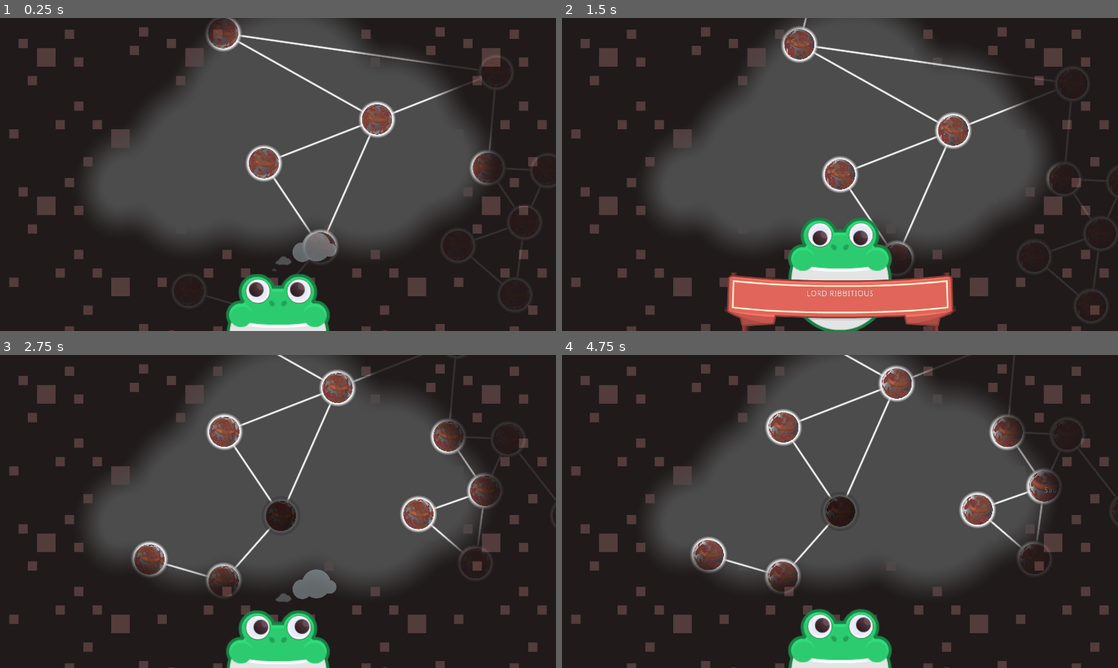
Above: before the commit, frames 1-4 (two rows, left to right).
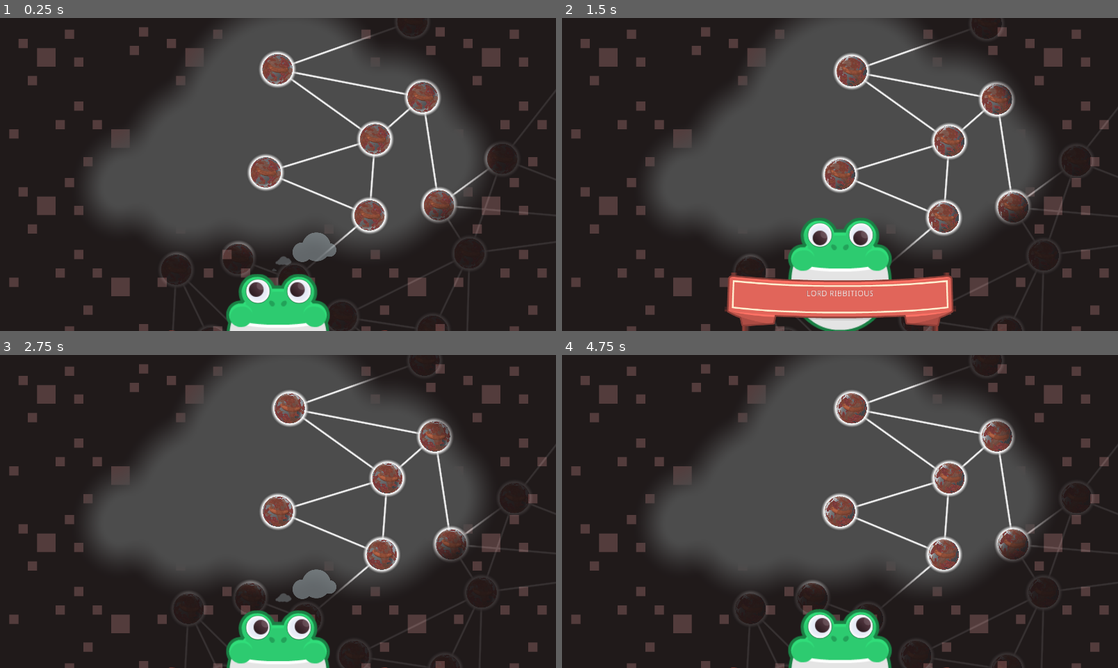
Above: after the commit, the same moments.

Repository: mrmav/kenney-jam-2024
Game: Godot game, scene res://Main.tscn
Same seed, same stepped clock (60 frames per second), same inputs: the game is played once before the commit and once after it.
Inputs (mouse positions are in pixels of both pictures, inside the frame that each line leads up to):
- Up to frame 1 (0.25 s): no input
- Up to frame 2 (1.5 s): tap Enter at 0.5 s; move the mouse to (762, 299) at 0.52 s; hold Alt 0.53-1.28 s; click (762, 299) at 0.67 s; move the mouse to (840, 324) at 1.27 s; tap Alt at 1.35 s; click (840, 324) at 1.42 s
- Up to frame 3 (2.75 s): move the mouse to (333, 596) at 2.02 s; hold Alt from 2.03 s (still down); click (333, 596) at 2.17 s
- Up to frame 4 (4.75 s): move the mouse to (979, 514) at 2.77 s; release Alt at 2.78 s; tap Alt at 2.85, 4.35 s; click (979, 514) at 2.92 s; move the mouse to (1034, 558) at 3.52 s; hold Alt 3.53-4.28 s; click (1034, 558) at 3.67 s; move the mouse to (1045, 486) at 4.27 s; click (1045, 486) at 4.42 s

The runs differ from the first frame. In frame 1, 6.5% of the frame differs, in the area x 29-100%, y 0-99%; in frame 2, 5.1%; in frame 3, 7.8%; in frame 4, 8.0%, in the area x 23-99%, y 0-100%.

Commit message:
Adde selected animation; Added already selected validation;

Diff:
--- a/Scenes/NodeContainer/NodeContainer.tscn
+++ b/Scenes/NodeContainer/NodeContainer.tscn
@@ -13,72 +13,117 @@
 tree_root_path = NodePath("TreeRoot")
 
 [node name="TreeRoot" type="Node2D" parent="."]
-position = Vector2( -185.011, -147.181 )
+position = Vector2( -160.724, -27.3354 )
 script = ExtResource( 2 )
 element_scene = ExtResource( 3 )
 
 [node name="TreeNode2" type="Node2D" parent="TreeRoot"]
-position = Vector2( 201.082, 299.023 )
+position = Vector2( 369.082, 153.023 )
 script = ExtResource( 2 )
 element_scene = ExtResource( 3 )
 
 [node name="TreeNode3" type="Node2D" parent="TreeRoot/TreeNode2"]
-position = Vector2( -203.715, 231.194 )
+position = Vector2( -269.715, 229.194 )
 script = ExtResource( 2 )
 element_scene = ExtResource( 3 )
 
 [node name="TreeNode9" type="Node2D" parent="TreeRoot/TreeNode2/TreeNode3"]
-position = Vector2( -263.811, -76.3988 )
+position = Vector2( -197.811, -74.3988 )
 script = ExtResource( 2 )
 element_scene = ExtResource( 3 )
 
 [node name="TreeNode4" type="Node2D" parent="TreeRoot"]
-position = Vector2( 402.601, -155.902 )
+position = Vector2( 388.976, -118.162 )
 script = ExtResource( 2 )
 element_scene = ExtResource( 3 )
 
 [node name="TreeNode7" type="Node2D" parent="TreeRoot/TreeNode4"]
-position = Vector2( 423.884, -166.777 )
+position = Vector2( 169.119, -148.777 )
 script = ExtResource( 2 )
 element_scene = ExtResource( 3 )
 
 [node name="TreeNode6" type="Node2D" parent="TreeRoot/TreeNode4/TreeNode7"]
-position = Vector2( -29.6093, 339.019 )
+position = Vector2( 57.9583, 383.722 )
 script = ExtResource( 2 )
 element_scene = ExtResource( 3 )
 
 [node name="TreeNode5" type="Node2D" parent="TreeRoot/TreeNode4/TreeNode7/TreeNode6"]
-position = Vector2( 130.429, 193.433 )
+position = Vector2( 108.429, 171.433 )
 script = ExtResource( 2 )
 element_scene = ExtResource( 3 )
 
 [node name="TreeNode8" type="Node2D" parent="TreeRoot/TreeNode4/TreeNode7/TreeNode6/TreeNode5"]
-position = Vector2( -237.142, 82.9975 )
+position = Vector2( -453.733, 225.17 )
+script = ExtResource( 2 )
+element_scene = ExtResource( 3 )
+
+[node name="TreeNode2" type="Node2D" parent="TreeRoot/TreeNode4/TreeNode7/TreeNode6/TreeNode5/TreeNode8"]
+position = Vector2( 40.8975, 228.455 )
+script = ExtResource( 2 )
+element_scene = ExtResource( 3 )
+
+[node name="TreeNode3" type="Node2D" parent="TreeRoot/TreeNode4/TreeNode7/TreeNode6/TreeNode5/TreeNode8/TreeNode2"]
+position = Vector2( -247.204, -20.387 )
+script = ExtResource( 2 )
+element_scene = ExtResource( 3 )
+
+[node name="TreeNode9" type="Node2D" parent="TreeRoot/TreeNode4/TreeNode7/TreeNode6/TreeNode5/TreeNode8/TreeNode2/TreeNode3"]
+position = Vector2( -408.118, 95.275 )
+script = ExtResource( 2 )
+element_scene = ExtResource( 3 )
+
+[node name="TreeNode10" type="Node2D" parent="TreeRoot/TreeNode4/TreeNode7/TreeNode6/TreeNode5/TreeNode8/TreeNode2/TreeNode3"]
+position = Vector2( -258.668, -117.613 )
+script = ExtResource( 2 )
+element_scene = ExtResource( 3 )
+
+[node name="TreeNode11" type="Node2D" parent="TreeRoot/TreeNode4/TreeNode7/TreeNode6/TreeNode5/TreeNode8/TreeNode2/TreeNode3"]
+position = Vector2( -382.668, -375.613 )
 script = ExtResource( 2 )
 element_scene = ExtResource( 3 )
 
 [node name="TreeNode9" type="Node2D" parent="TreeRoot/TreeNode4/TreeNode7/TreeNode6/TreeNode5"]
-position = Vector2( -34.1991, 258.052 )
+position = Vector2( -16.3319, 570.552 )
+script = ExtResource( 2 )
+element_scene = ExtResource( 3 )
+
+[node name="TreeNode10" type="Node2D" parent="TreeRoot/TreeNode4/TreeNode7/TreeNode6/TreeNode5"]
+position = Vector2( -130.332, 274.552 )
 script = ExtResource( 2 )
 element_scene = ExtResource( 3 )
 
 [node name="TreeNode10" type="Node2D" parent="TreeRoot/TreeNode4/TreeNode7/TreeNode6"]
-position = Vector2( 212.284, 9.7576 )
+position = Vector2( 225.365, -164.609 )
 script = ExtResource( 2 )
 element_scene = ExtResource( 3 )
 
 [node name="TreeNode11" type="Node2D" parent="TreeRoot/TreeNode4/TreeNode7/TreeNode6/TreeNode10"]
-position = Vector2( 211.916, 271.008 )
+position = Vector2( 298.702, -381.582 )
+script = ExtResource( 2 )
+element_scene = ExtResource( 3 )
+
+[node name="TreeNode2" type="Node2D" parent="TreeRoot/TreeNode4/TreeNode7/TreeNode6"]
+position = Vector2( 841.917, 73.9949 )
+script = ExtResource( 2 )
+element_scene = ExtResource( 3 )
+
+[node name="TreeNode3" type="Node2D" parent="TreeRoot/TreeNode4/TreeNode7/TreeNode6/TreeNode2"]
+position = Vector2( 106.07, 269.847 )
+script = ExtResource( 2 )
+element_scene = ExtResource( 3 )
+
+[node name="TreeNode9" type="Node2D" parent="TreeRoot/TreeNode4/TreeNode7/TreeNode6/TreeNode2/TreeNode3"]
+position = Vector2( -237.882, -93.7869 )
 script = ExtResource( 2 )
 element_scene = ExtResource( 3 )
 
 [node name="TreeNode12" type="Node2D" parent="TreeRoot/TreeNode4"]
-position = Vector2( -547.331, -306.446 )
+position = Vector2( -347.331, -248.446 )
 script = ExtResource( 2 )
 element_scene = ExtResource( 3 )
 
 [node name="TreeNode13" type="Node2D" parent="TreeRoot/TreeNode4/TreeNode12"]
-position = Vector2( 87.7073, -341.566 )
+position = Vector2( 479.707, -169.566 )
 script = ExtResource( 2 )
 element_scene = ExtResource( 3 )
 
--- a/Scenes/NodeContainer/TreeNode.gd
+++ b/Scenes/NodeContainer/TreeNode.gd
@@ -119,6 +119,15 @@
 	for connection in line_connections:
 		_update_line_points(connection)
 
+	if Engine.editor_hint:
+		if position != _last_post:
+			# this is being moved in the editor
+			if Input.is_key_pressed(KEY_ALT):
+				for child in get_children():
+					child.position -= position - _last_post
+
+	_last_post = position
+
 
 func _draw():
 	if not Engine.editor_hint:
